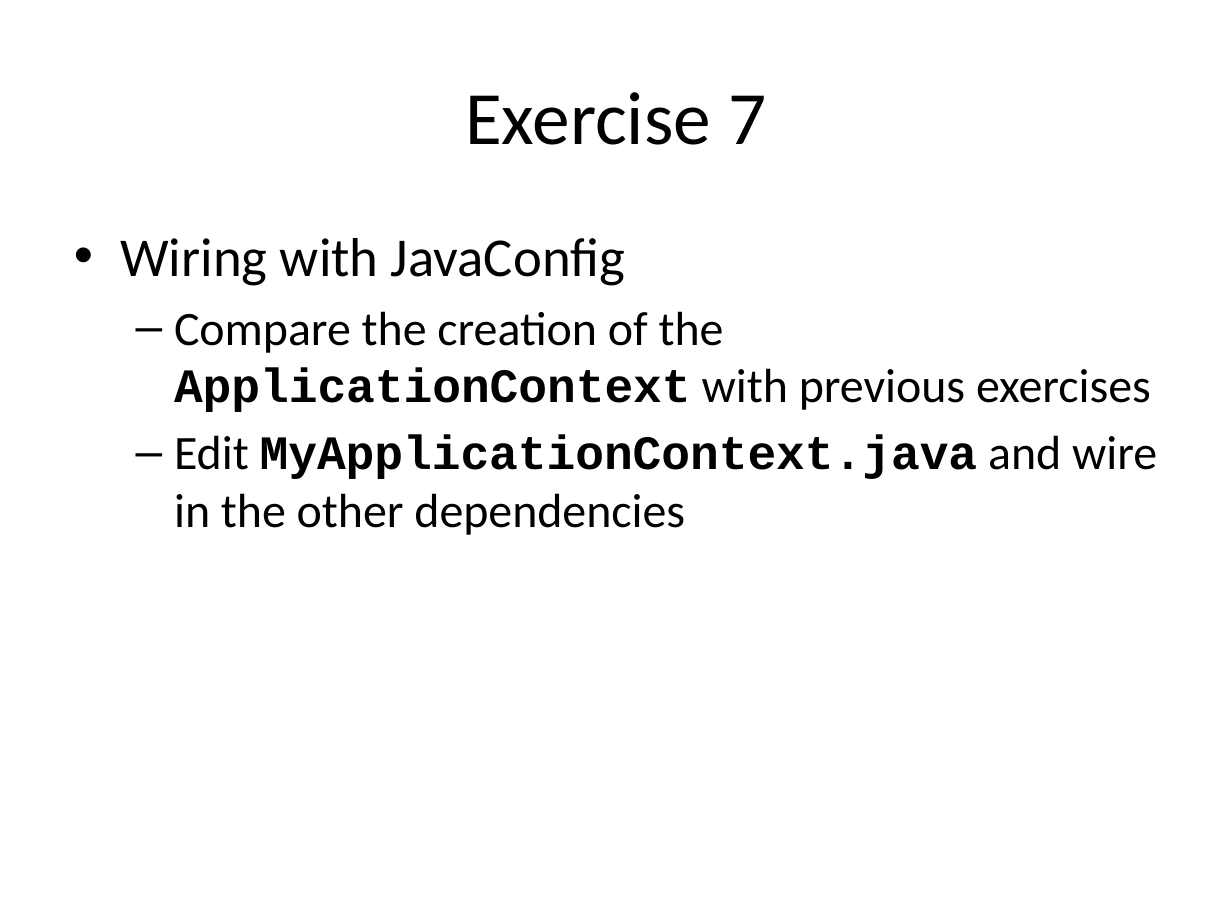
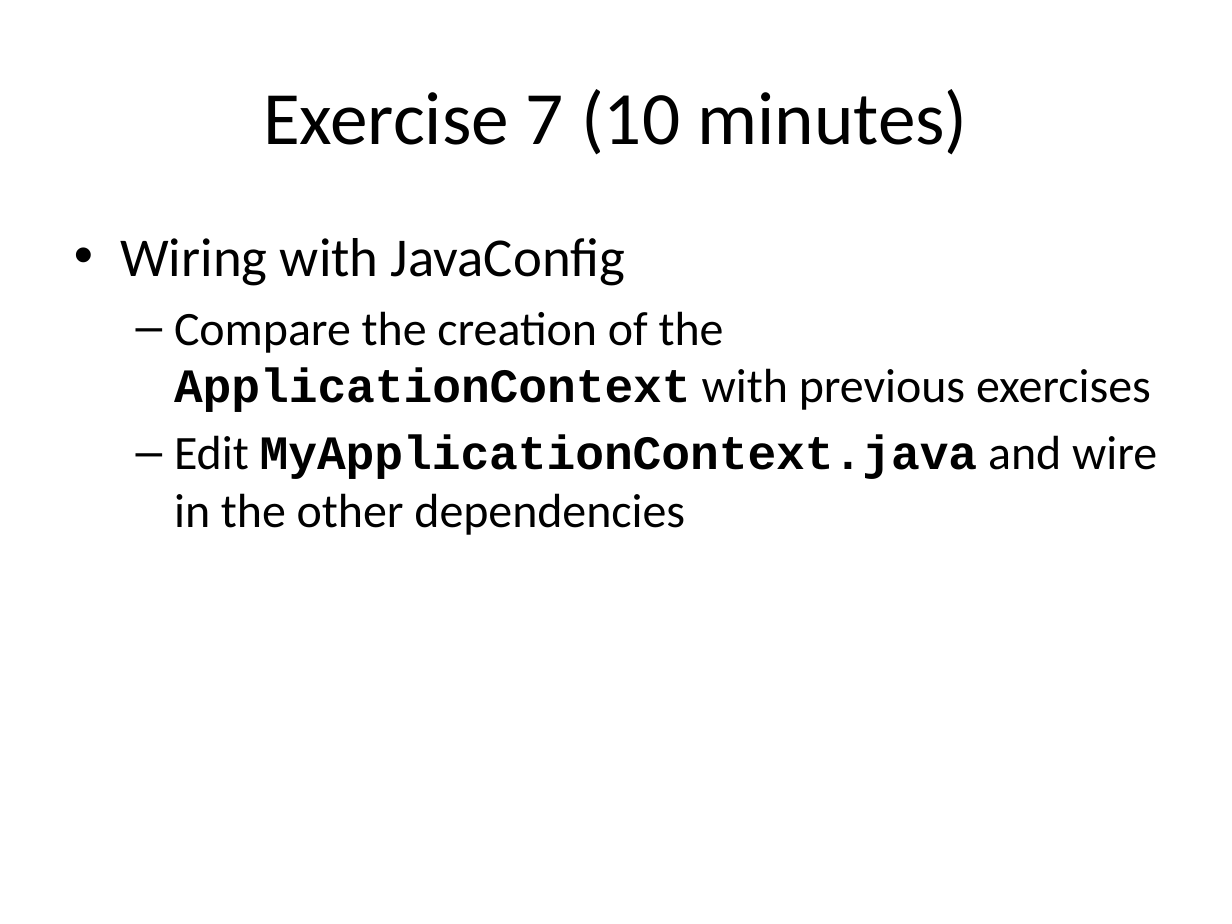
Before and after one commit to tonybaines/spring-hibernate, a slide deck: slide 16 of Spring + Hibernate.pptx. Drawn at 1232x924 pixels with LibreOffice and Linux fonts; fonts in the diff are those of the drawing. Boxes give left, top, right and bottom in pixels: in the first picture for what was removed or moved away, otherwise in the second. Text is boxed around its words. In the diff, an @@ line names an element or a change of style, - is before the commit and + after.

```diff
--- a/Spring + Hibernate.pptx
+++ b/Spring + Hibernate.pptx
@@ title at [263,89,967,155]: text changed @@
-Exercise 7
+Exercise 7 (10 minutes)
```
Also in this commit, not shown: 7 other slides changed, 12 other files.
